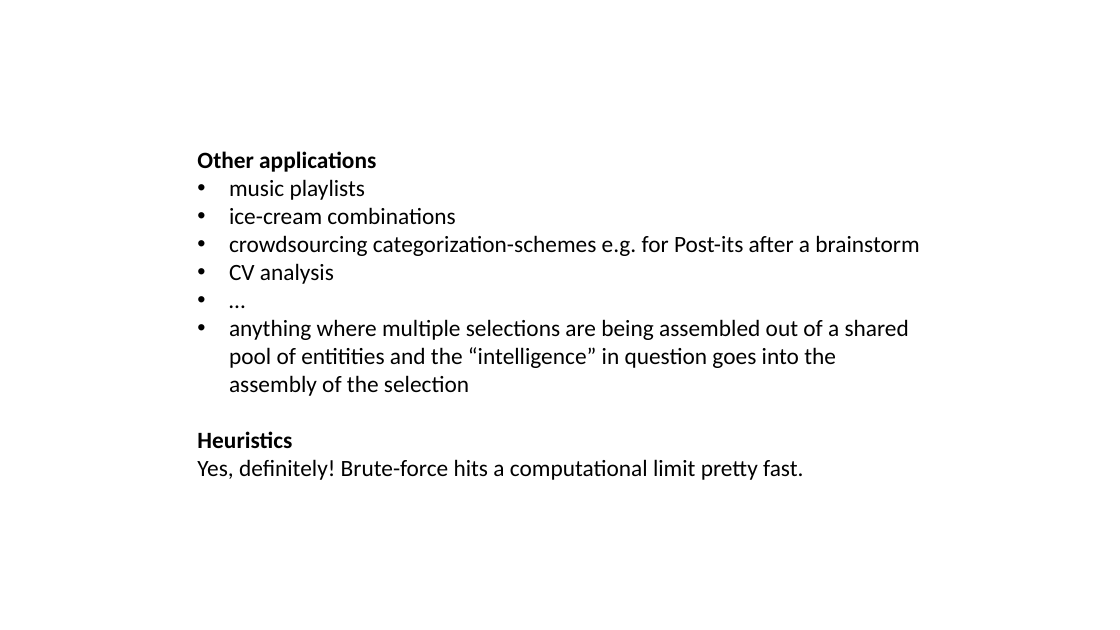
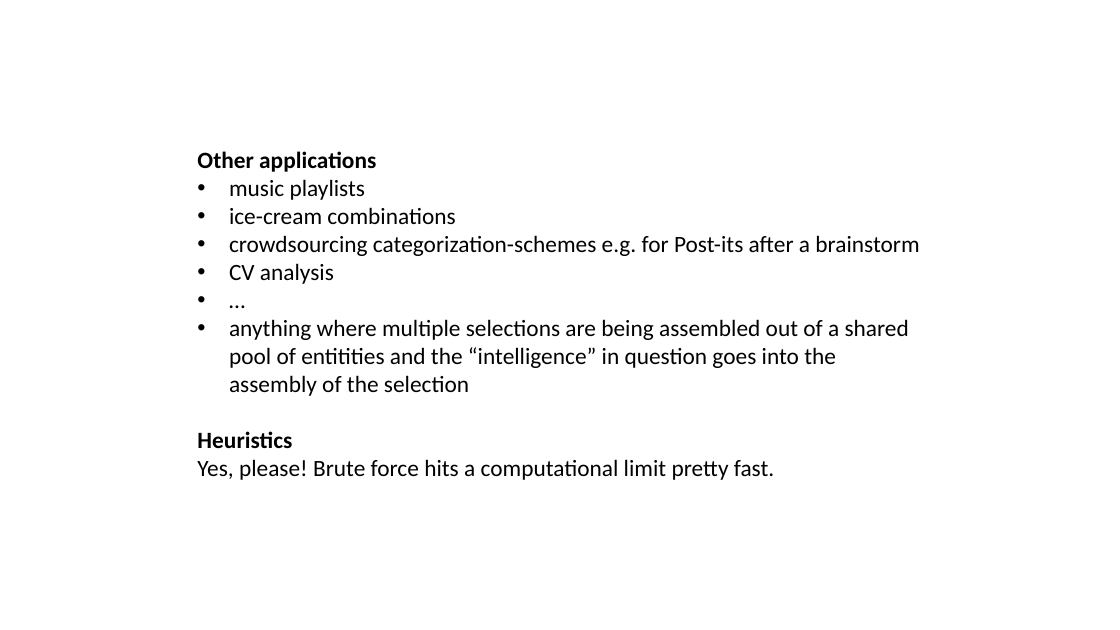
Before and after one commit to benjaminaaron/subgroups, a slide deck: slide 11 of presentation/presentation.pptx. Drawn at 1120x630 pixels with LibreOffice and Linux fonts; fonts in the diff are those of the drawing. Boxes give left, top, right and bottom in pixels: in the first picture for what was removed or moved away, otherwise in the second. Text is boxed around its words. In the diff, an @@ line names an element or a change of style, - is before the commit and + after.

```diff
--- a/presentation/presentation.pptx
+++ b/presentation/presentation.pptx
@@ text at (197, 459, 774, 480): text changed @@
-Yes, definitely! Brute-force hits a computational limit pretty fast.
+Yes, please! Brute force hits a computational limit pretty fast.
```
Also in this commit, not shown: 2 other slides changed, 1 other file.
